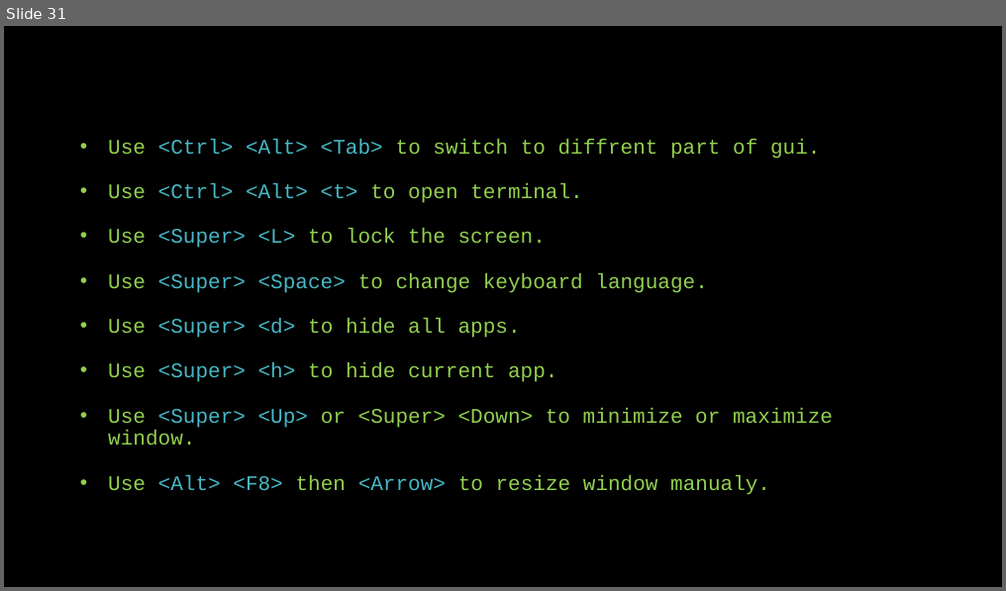
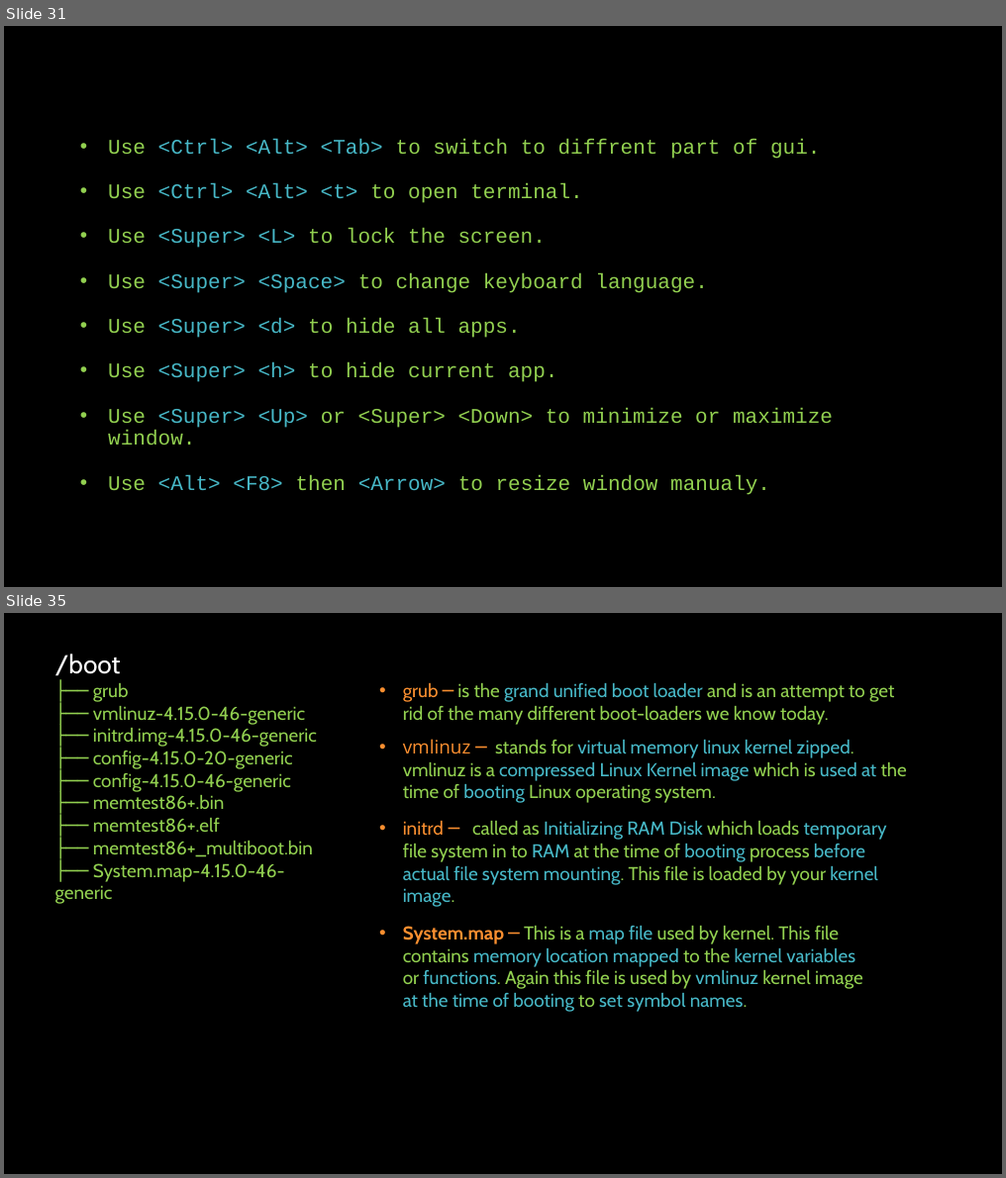
Before and after one commit to linuxfestival/introduction-to-linux-resources, a slide deck: PowerPoint/amirkabir_linux_festival.pptx. Shown one above the other, each under a label of ours: slide 31 before the commit, slides 31 and 35 after it; the slides between them are not shown. The pictures are 1006x591 and 1006x1178 pixels, drawn with LibreOffice and Linux fonts; fonts in the diff are those of the drawing. Boxes give left, top, right and bottom in pixels: in the first picture for what was removed or moved away, otherwise in the second. Text is boxed around its words. In the diff, an @@ line names an element or a change of style, - is before the commit and + after.

Commit message:
Started linux filesystem

```diff
--- a/PowerPoint/amirkabir_linux_festival.pptx
+++ b/PowerPoint/amirkabir_linux_festival.pptx
@@ slide 35 added at (4, 613, 1002, 1174), background #000000 @@
@@ text added at (55, 654, 317, 882), 18 pt, text #92D050 @@
+/boot
+├── grub
+├── vmlinuz-4.15.0-46-generic
+├── initrd.img-4.15.0-46-generic
+├── config-4.15.0-20-generic
+├── config-4.15.0-46-generic
+├── memtest86+.bin
+├── memtest86+.elf
+├── memtest86+_multiboot.bin
+├── System.map-4.15.0-46-generic
@@ text added at (403, 683, 894, 725), 18 pt, text #92D050 @@
+• grub ─ is the grand unified boot loader and is an attempt to get rid of the many different boot-loaders we know today.
@@ text added at (403, 739, 907, 803), 18 pt, text #47B8C7 @@
+• vmlinuz ─ stands for virtual memory linux kernel zipped. vmlinuz is a compressed Linux Kernel image which is used at the time of booting Linux operating system.
@@ text added at (403, 820, 887, 907), 18 pt, text #47B8C7 @@
+• initrd ─ called as Initializing RAM Disk which loads temporary file system in to RAM at the time of booting process before actual file system mounting. This file is loaded by your kernel image.
@@ text added at (403, 926, 863, 1012), 18 pt, text #47B8C7 @@
+• System.map ─ This is a map file used by kernel. This file contains memory location mapped to the kernel variables or functions. Again this file is used by vmlinuz kernel image at the time of booting to set symbol names.
```
Also in this commit, not shown: 1 slide changed, 6 other slides added.
